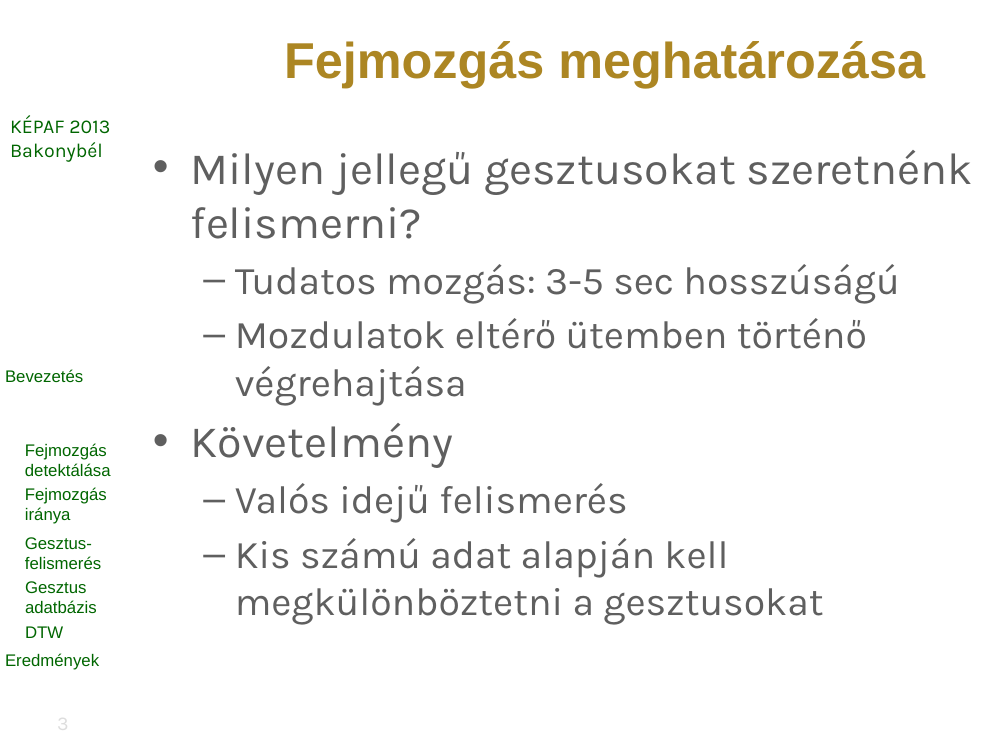
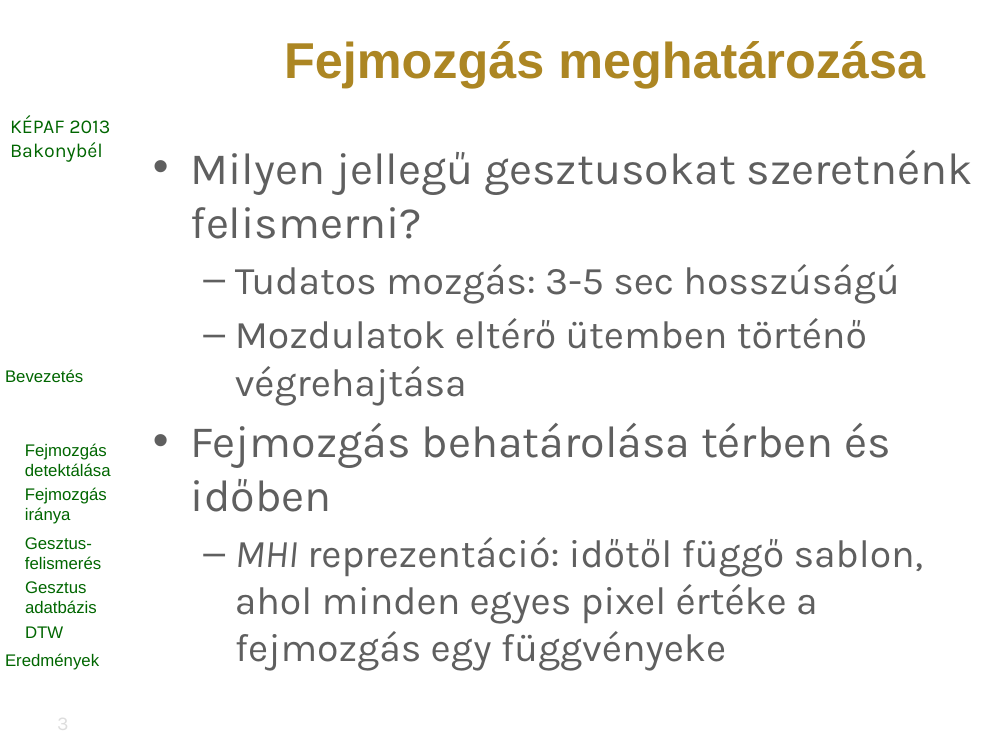
Before and after one commit to vohoaiviet/face-gesture-api, a slide deck: slide 3 of HeadMovement/research/kepaf/ppt/bertok.kornel.kepaf.2013.pptx. Drawn at 1008x756 pixels with LibreOffice and Linux fonts; fonts in the diff are those of the drawing; background and template pictures are left out. Boxes give left, top, right and bottom in pixels: in the first picture for what was removed or moved away, otherwise in the second. Text is boxed around its words. In the diff, an @@ line names an element or a change of style, - is before the commit and + after.

```diff
--- a/HeadMovement/research/kepaf/ppt/bertok.kornel.kepaf.2013.pptx
+++ b/HeadMovement/research/kepaf/ppt/bertok.kornel.kepaf.2013.pptx
@@ text at box(191, 423, 924, 671): text changed @@
-• Követelmény
-  – Valós idejű felismerés
-  – Kis számú adat alapján kell megkülönböztetni a gesztusokat
+• Fejmozgás behatárolása térben és időben
+  – MHI reprezentáció: időtől függő sablon, ahol minden egyes pixel értéke a fejmozgás egy függvényeke
```
Also in this commit, not shown: 7 other slides changed, 4 slides added, 4 slides removed.
